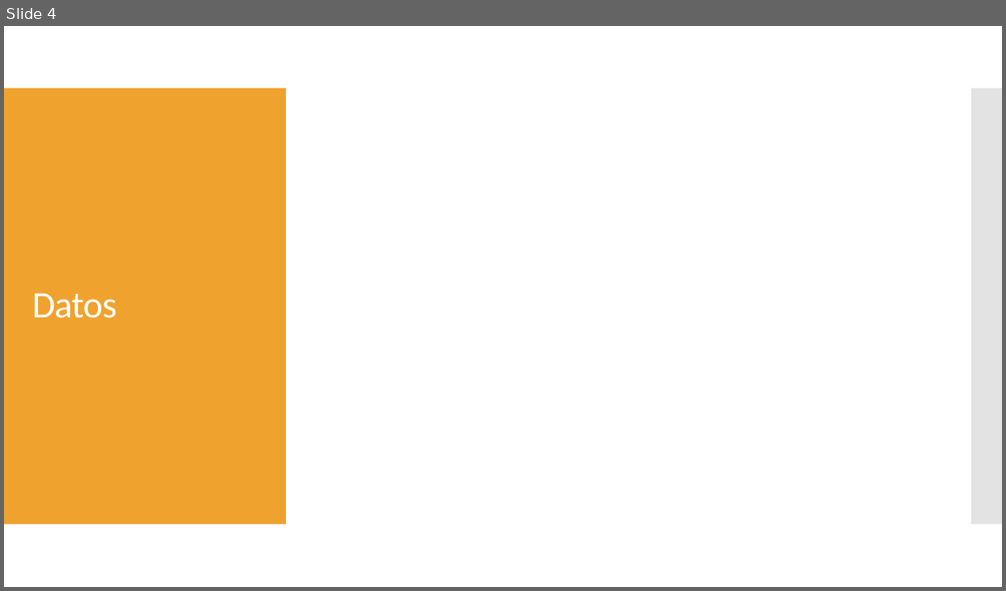
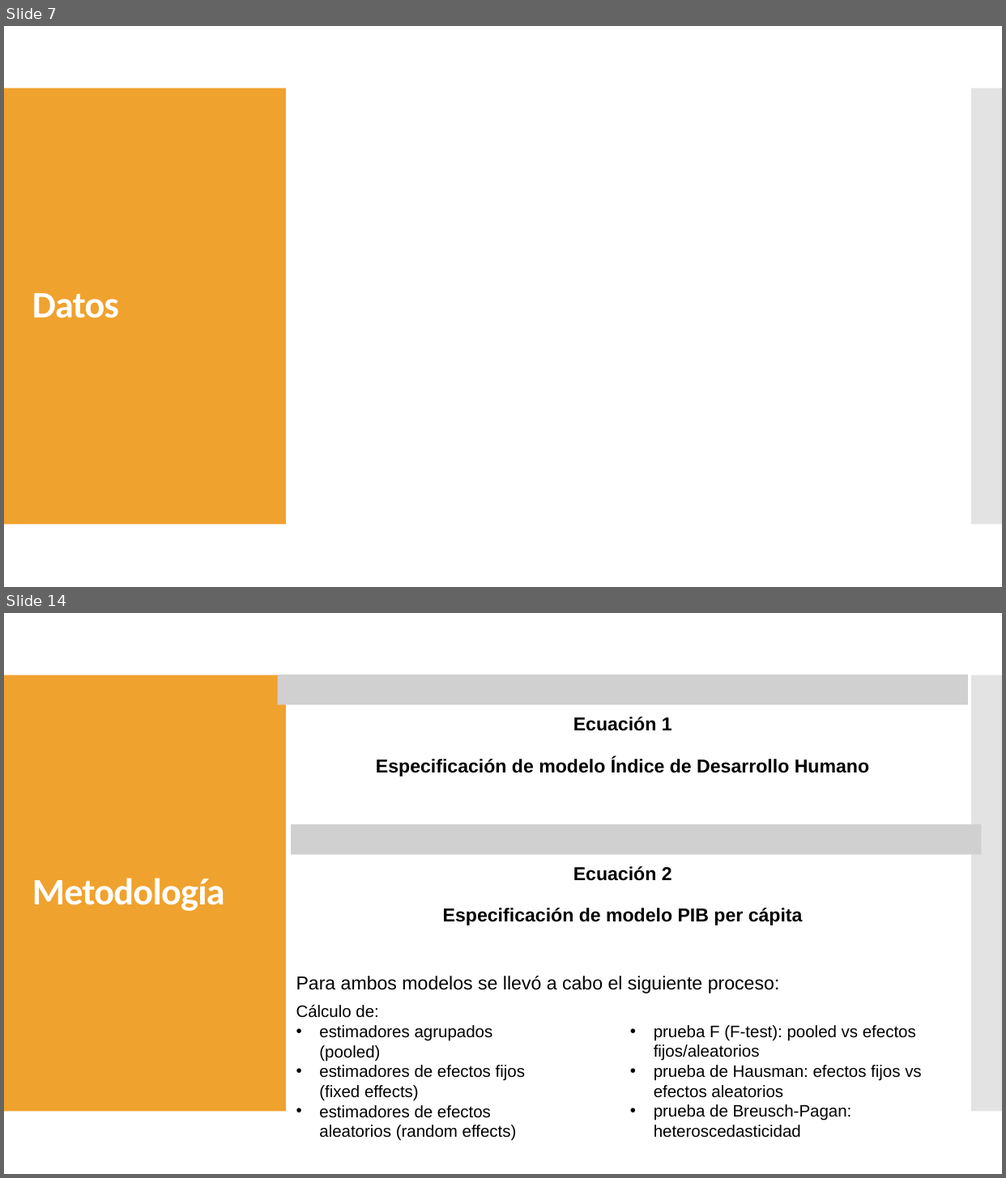
Before and after one commit to oemc/PES_research, a slide deck: Trabajo final/El efecto de la Asistencia Oficial para el desarrollo.pptx. Shown one above the other, each under a label of ours: slide 4 before the commit, slides 7 and 14 after it; the slides between them are not shown. The pictures are 1006x591 and 1006x1178 pixels, drawn with LibreOffice and Linux fonts; fonts in the diff are those of the drawing; grey boxes stand for pictures. Boxes give left, top, right and bottom in pixels: in the first picture for what was removed or moved away, otherwise in the second. Text is boxed around its words. In the diff, an @@ line names an element or a change of style, - is before the commit and + after.

```diff
--- a/Trabajo final/El efecto de la Asistencia Oficial para el desarrollo.pptx
+++ b/Trabajo final/El efecto de la Asistencia Oficial para el desarrollo.pptx
@@ slide 14 added at <box>4,613,1002,1174</box>, background #FFFFFF; not listed: 2 template elements that a slide beside it also shows @@
@@ picture added at <box>277,675,967,705</box> @@
@@ text added at <box>376,717,869,777</box>, 18 pt, text #000000, bold @@
+Ecuación 1
+Especificación de modelo Índice de Desarrollo Humano
@@ picture added at <box>291,825,981,855</box> @@
@@ title added at <box>32,878,225,911</box>, 36 pt, text #FFFFFF, bold @@
+Metodología
@@ text added at <box>443,867,803,926</box>, 18 pt, text #000000, bold @@
+Ecuación 2
+Especificación de modelo PIB per cápita
@@ text added at <box>296,976,780,994</box>, 18 pt, text #000000 @@
+Para ambos modelos se llevó a cabo el siguiente proceso:
@@ text added at <box>296,1005,525,1141</box>, 16 pt, text #000000 @@
+Cálculo de:
+• estimadores agrupados (pooled)
+• estimadores de efectos fijos (fixed effects)
+• estimadores de efectos aleatorios (random effects)
@@ text added at <box>654,1025,921,1138</box>, 16 pt, text #000000 @@
+• prueba F (F-test): pooled vs efectos fijos/aleatorios
+• prueba de Hausman: efectos fijos vs efectos aleatorios
+• prueba de Breusch-Pagan: heteroscedasticidad
@@ what was slide 4 is now slide 7 @@
@@ slide 7 changed as well @@
@@ title "Datos" at <box>32,293,119,318</box>: bold on @@
```
Also in this commit, not shown: 5 other slides changed, 11 other slides added, 2 slides removed, 11 other files.
